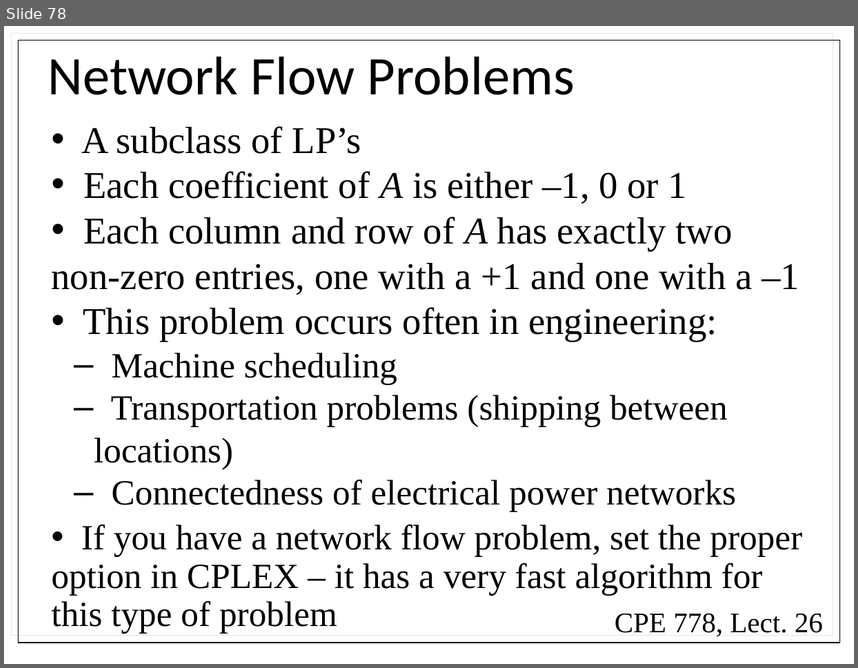
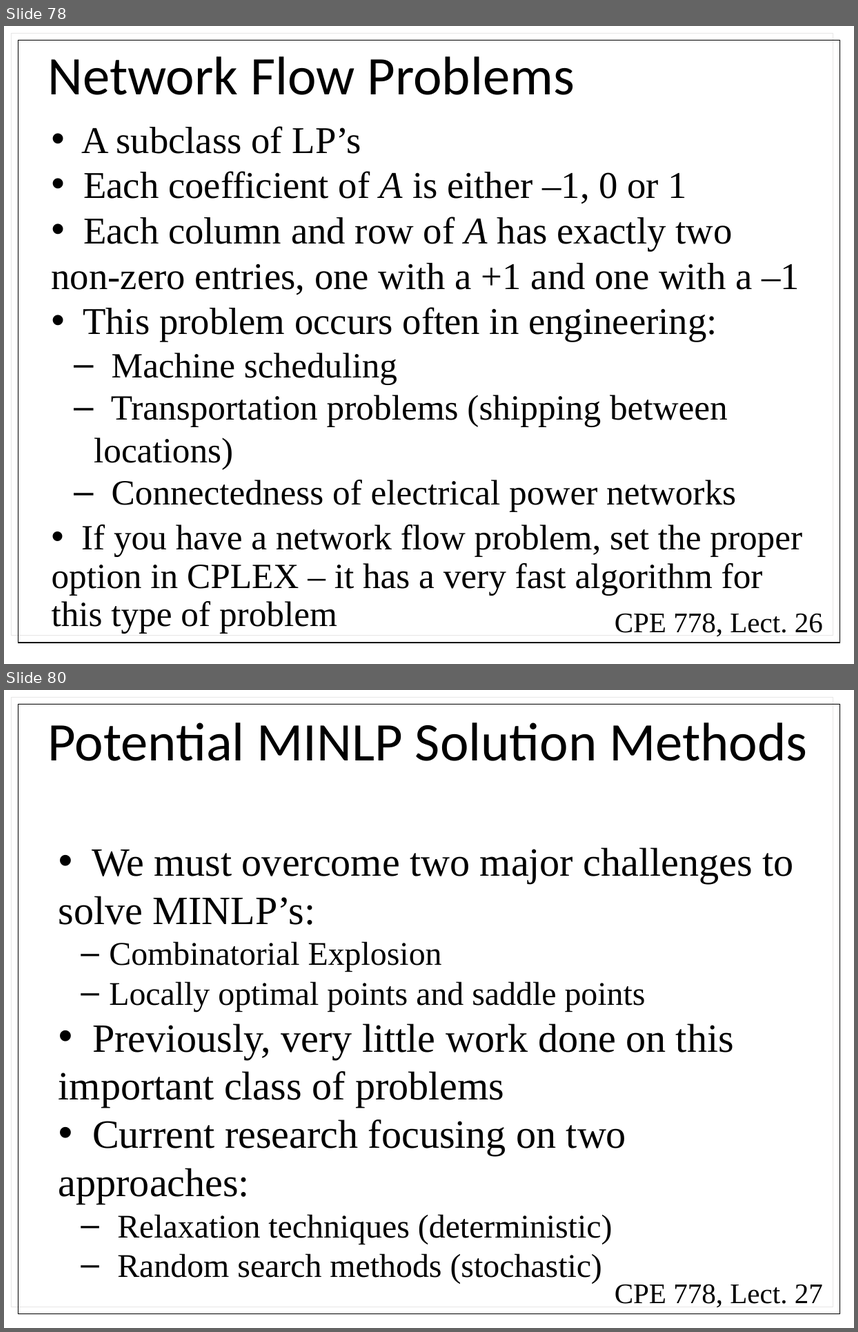
Before and after one commit to powersthegreat/CPE_778, a slide deck: exams/exam_2/Lectures/Combined Lectures.pptx. Shown one above the other, each under a label of ours: slide 78 before the commit, slides 78 and 80 after it; the slides between them are not shown. The pictures are 858x668 and 858x1332 pixels, drawn with LibreOffice and Linux fonts; fonts in the diff are those of the drawing. Boxes give left, top, right and bottom in pixels: in the first picture for what was removed or moved away, otherwise in the second. Text is boxed around its words. In the diff, an @@ line names an element or a change of style, - is before the commit and + after.

```diff
--- a/exams/exam_2/Lectures/Combined Lectures.pptx
+++ b/exams/exam_2/Lectures/Combined Lectures.pptx
@@ slide 80 added at (4, 690, 854, 1328), background #FFFFFF @@
@@ rectangle added at (18, 704, 840, 1314), outline #000000 0.75 pt @@
@@ title added at (48, 722, 807, 761), 46 pt, text #000000 @@
+Potential MINLP Solution Methods
@@ text added at (59, 847, 793, 1283), 34 pt, text #000000 @@
+• We must overcome two major challenges to solve MINLP’s:
+  – Combinatorial Explosion
+  – Locally optimal points and saddle points
+• Previously, very little work done on this important class of problems
+• Current research focusing on two approaches:
+  – Relaxation techniques (deterministic)
+  – Random search methods (stochastic)
@@ text added at (615, 1283, 823, 1307), 24 pt, text #000000 @@
+CPE 778, Lect. 27
```
Also in this commit, not shown: 18 other slides added, 10 other files.
